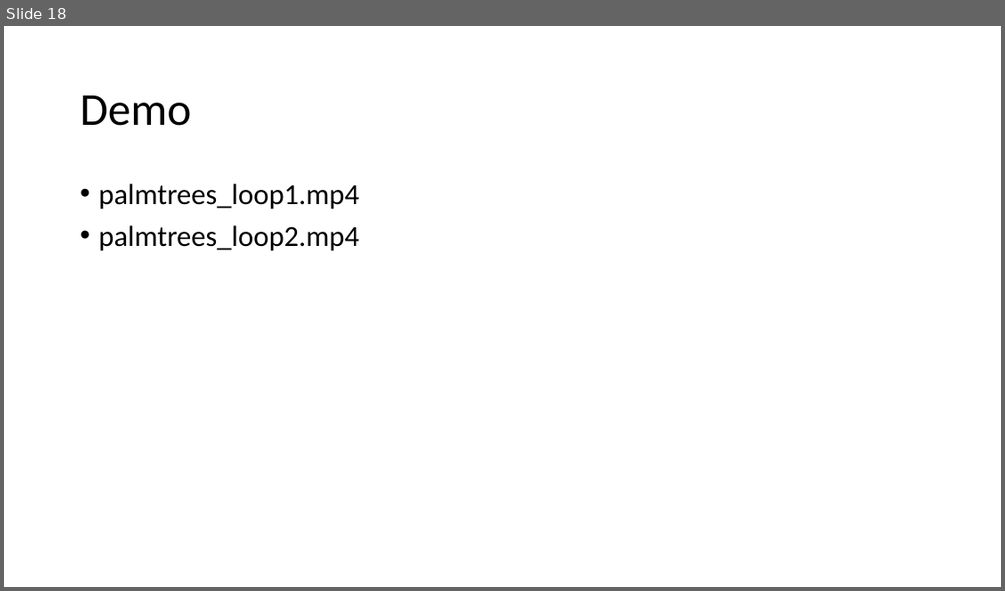
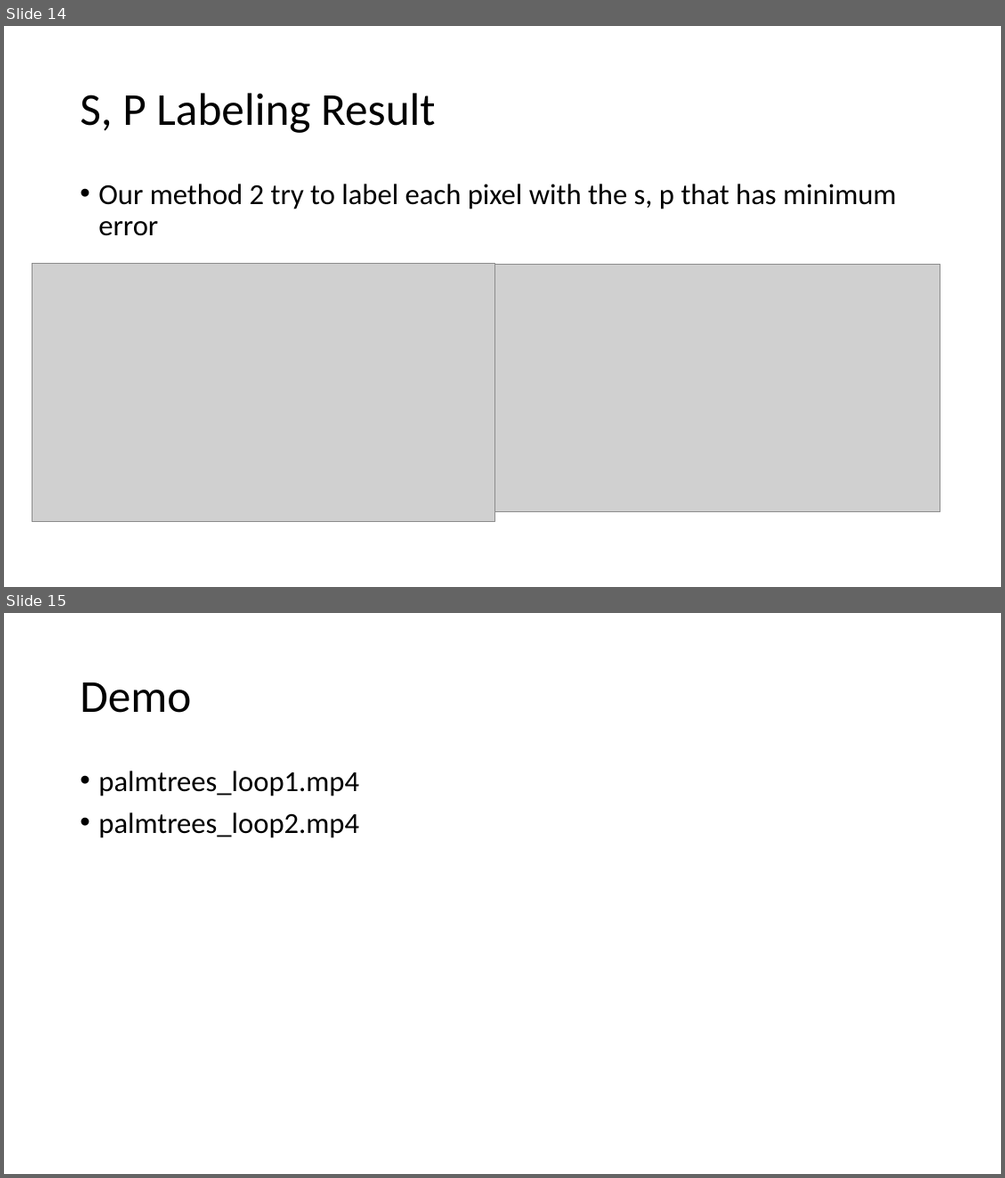
Before and after one commit to pierre0218/VideoLoop, a slide deck: VC_final_project.pptx. Shown one above the other, each under a label of ours: slide 18 before the commit, slides 14 and 15 after it. The pictures are 1005x591 and 1005x1178 pixels, drawn with LibreOffice and Linux fonts; fonts in the diff are those of the drawing; grey boxes stand for pictures. Boxes give left, top, right and bottom in pixels: in the first picture for what was removed or moved away, otherwise in the second. Text is boxed around its words. In the diff, an @@ line names an element or a change of style, - is before the commit and + after.

```diff
--- a/VC_final_project.pptx
+++ b/VC_final_project.pptx
@@ slide 14 added at [4, 26, 1001, 587], background #FFFFFF @@
@@ title added at [80, 93, 435, 133], 44 pt, text #000000 @@
+S, P Labeling Result
@@ text added at [98, 184, 896, 236], 28 pt, text #000000 @@
+• Our method 2 try to label each pixel with the s, p that has minimum error
@@ picture added at [32, 263, 494, 521] @@
@@ picture added at [494, 264, 940, 512] @@
@@ what was slide 18 is now slide 15 @@
```
Also in this commit, not shown: 4 slides removed.
